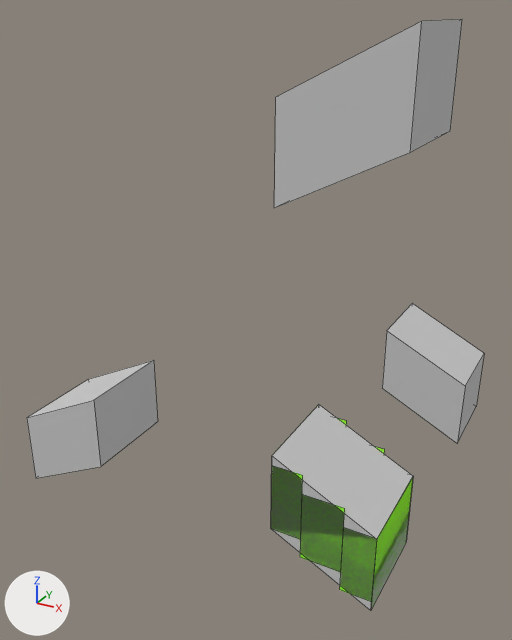
Renders of the Blender file Wings.blend from each side of a commit.
Before and after are seen from a 50 mm camera at (4.72, -12.81, 9.92) aimed at (-3.89, 2.84, 2.1). Every picture has the same lights, and +X, +Y and +Z are marked at lower left. Mesh edges are drawn as thin lines.

In view in the first picture: 'Inner.004', 'Inner.005', 'Inner.006', 'Inner.007', 'Inner.mp.001'.
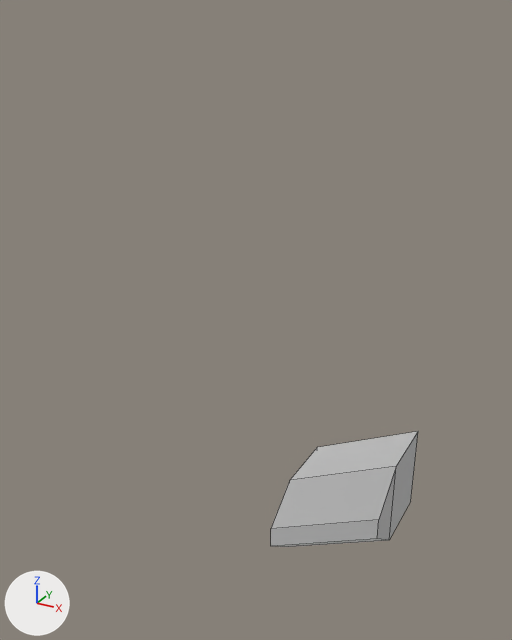
Pixel boxes [x1, y1, x2, y2] of what changed, in the pictures (512 x 640 px):
'Inner.007', deleted: before [274, 19, 462, 208]
'Inner.004', reshaped (43% shorter): before [271, 405, 413, 610]; after [271, 431, 418, 547]
'Inner.005', deleted: before [27, 360, 158, 478]
'Inner.006', deleted: before [382, 303, 484, 443]
'Inner.mp.001', hidden (green): before [271, 412, 413, 608]
part 2 of me_mountpoint_016, deleted (green): before [340, 528, 377, 601]
part 3 of me_mountpoint_016, deleted (green): before [271, 466, 303, 537]
part 4 of me_mountpoint_016, deleted (green): before [300, 495, 345, 572]
part 5 of me_mountpoint_016, built on (green): before [276, 412, 413, 608]

Patch to the scene script:
```diff
--- a/Wings.blend.py
+++ b/Wings.blend.py
@@ me_untitled_004 @@
 # used by ob_inner_004; location = (0.0, 0.0, 0.0)
-me_untitled_004.from_pydata(...)  # 8 vertices, 6 faces; spans x -1.25..1.25, y -1.25..1.25, z -2.25..1.0
+me_untitled_004.from_pydata(...)  # 12 vertices, 10 faces; spans x -1.25..1.25, y -1.25..1.25, z -2.25..1.0
+# me_untitled_004 part 1
+# 6 vertices are removed from x -1.25..1.25, y -1.25..1.25, z -2.25..1.0
+# 6 faces are deleted
+# 5 vertices are added at (-1.25, 1.25, -2.25), (-1.25, 1.25, -0.25), (-1.25, -0.32, -2.25), (-1.25, -0.32, -0.25), (-1.25, -1.25, -1.5)
+# 5 new vertices lie (2.5, 0.0, 1.25) away from vertices in x -1.25, y -1.25..1.25, z -2.25..-0.25
+# 10 new faces join them
 me_untitled_004.materials.append(mat_blastdoorconcrete)
@@ me_mountpoint_016 @@
 me_mountpoint_016.from_pydata(...)  # 32 vertices, 8 faces; spans x -1.25..1.25, y -1.25..1.25, z -2.25..1.0
 # used by ob_inner_mp_001; location = (0.0, 0.0, 0.0)
 # verts and faces of me_mountpoint_016; kept vertices keep their numbers, new ones are numbered from 32
 # before: 24 (-1.25, -1.25, -1.0) at pixel (270, 528), 25 (-1.25, 1.25, -1.0), 26 (-1.25, 1.25, 1.0) at pixel (318, 404), 27 (-1.25, -1.25, 1.0) at pixel (271, 455), 28 (1.25, 1.25, -2.25) at pixel (406, 542)
 # before: 29 (1.25, -1.25, -2.25) at pixel (370, 610), 30 (1.25, -1.25, -0.25) at pixel (377, 538), 31 (1.25, 1.25, -0.25) at pixel (413, 475)
+# me_mountpoint_016 part 2: the loose piece of 4 vertices spanning x 0.5..1.25, y -1.25, z -2.0..-0.25 is deleted
+# me_mountpoint_016 part 3: the loose piece of 4 vertices spanning x -1.25..-0.5, y -1.25, z -1.0..0.75 is deleted
+# me_mountpoint_016 part 4: the loose piece of 4 vertices spanning x -0.5..0.5, y -1.25, z -1.5..0.25 is deleted
+# me_mountpoint_016 part 5
+delete_vertices([*range(24, 32)])  # with the faces that use them
+verts[32] = (1.25, -0.5, -1.0)
+verts[33] = (1.25, -0.5, 1.0)  # pixel (393, 470)
+verts[34] = (-1.25, -0.5, -2.25)
+verts[35] = (-1.25, -0.5, -0.25)  # pixel (286, 484)
+for new, old in zip([*range(36, 40)], [*range(32, 36)]): verts[new] = verts[old] + (0.0, 1.75, 0.0)
+verts[40] = (-1.25, -1.25, -1.75)
+verts[41] = (-1.25, -1.25, -0.75)  # pixel (271, 520)
+verts[42] = (1.25, -1.25, 0.5)  # pixel (379, 509)
+verts[43] = (1.25, -1.25, -0.5)
+for new, old in zip([*range(44, 48)], [*range(40, 44)]): verts[new] = verts[old] + (0.0, 0.75, 0.0)
+faces += [(40, 41, 45, 44), (32, 36, 37, 33), (34, 35, 39, 38), (42, 43, 47, 46)]
 me_mountpoint_016.materials.append(mat_mountpoint)
@@ ob_inner_mp_001 @@
 ob_inner_mp_001.location = (0.0, 0.0, 0.0)
+ob_inner_mp_001.hide_set(True)  # its collection is switched off
@@ ob_inner_007 @@
-ob_inner_007 = bpy.data.objects.new('Inner.007', me_untitled)
-ob_inner_007.parent = ob_mirrortopbottom_014
-ob_inner_007.location = (0.0, 0.0, 0.0)
@@ ob_inner_005 @@
-ob_inner_005 = bpy.data.objects.new('Inner.005', me_untitled)
-ob_inner_005.parent = ob_mirrorleftright_014
-ob_inner_005.location = (0.0, 0.0, 0.0)
@@ ob_inner_006 @@
-ob_inner_006 = bpy.data.objects.new('Inner.006', me_untitled)
-ob_inner_006.parent = ob_mirrorfrontback_014
-ob_inner_006.location = (0.0, 0.0, 0.0)
```
